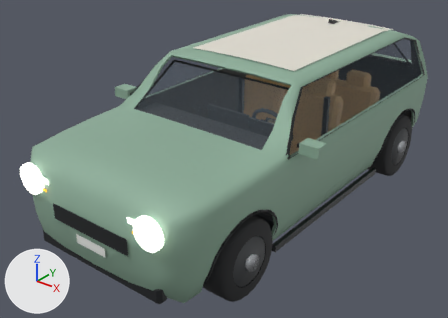
Two versions of the glTF model public/models/cars/fleet-mini.glb, one commit apart.
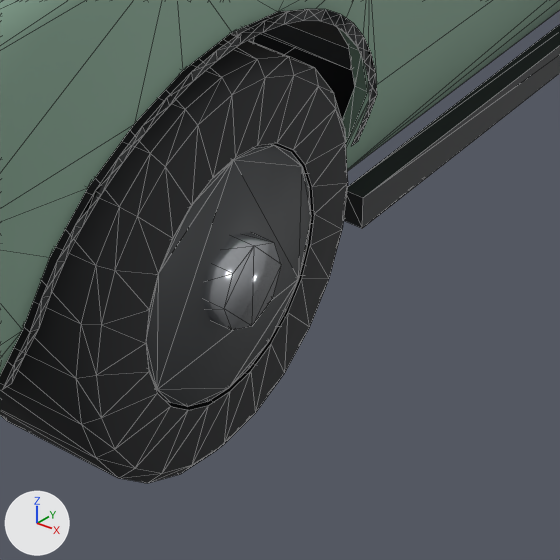
The first picture shows the older version from a camera (50 mm lens) standing at (3.0, -4.22, 2.89) and looking at (-0.14, -0.29, 0.46). The close-ups show the older and then the newer version on the part from 46% to 70% of the width and 65% to 100% of the height of that picture. Only the edits that show in the close-ups are written down. Lighting does not change. The marker at lower left points along +X, +Y and +Z. The close-ups show mesh edges as thin lines. Where no turn or scale is listed for an object, it has been applied to the vertices. Vertices at exactly the same position are counted once.

The first close-up shows 'Body', 'Interior_CarRoot_InteriorDark', 'Surface_CarRoot_BlackTrim', 'Surface_CarRoot_Cladding', 'Surface_WheelFrontL_Tyre', 'WheelFrontL_Hub', 'WheelFrontL_Rim' and 1 more.
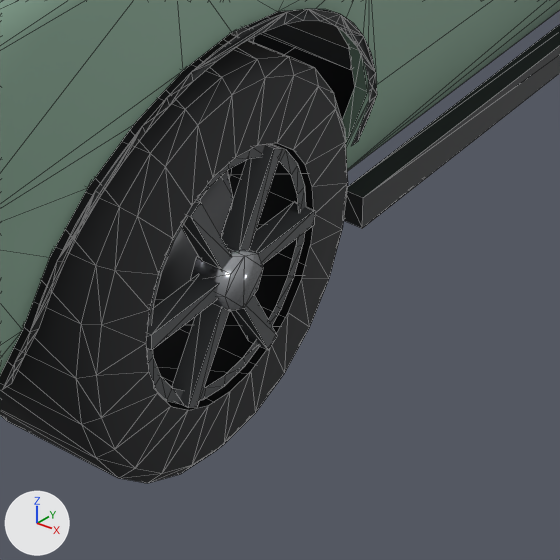
Changed parts and their boxes (x1, y1, x2, y2) in the close-ups (560 x 560 px):
'WheelFrontL_Rim', deleted
    before: (146, 144, 311, 407)
'Surface_WheelFrontL_Rim', added
    after: (146, 144, 315, 408)
'WheelFrontL_Hub', moved, rescaled
    before: (202, 232, 281, 330)
    after: (191, 245, 263, 311)
'WheelFrontL_BrakeDisc', added
    after: (153, 171, 233, 308)

The edits, one by one:
Material 'BrakeDisc' (mat_brakedisc) is new.
Its base color is (0.42, 0.43, 0.45) (grey #adafb3).
Its metallic is 1.0.
Its roughness is 0.35.
me_cylinder_013 is used by ob_wheelfrontl_hub; location (0.859, -1.247, 0.313).
me_cylinder_013 had 16 vertices, 28 faces and spanned x -0.0375..0.0375, y -0.0668..0.0668, z -0.0668..0.0668.
me_cylinder_013 now has 16 vertices, 28 faces and spans x -0.03..0.03, y -0.0439..0.0439, z -0.0439..0.0439.
me_cylinder_013 part 1: the whole mesh is scaled about its middle by (0.8, 0.657, 0.657).
Mesh me_cylinder_012_1 is new.
It is a 12-sided cylinder along x spanning x -0.01..0.01, y -0.156..0.156, z -0.156..0.156.
It uses material mat_brakedisc (grey #adafb3).
Mesh me_wheelfrontl_rimlipmesh is new.
It has 96 vertices, 120 faces and spans x 0.095..0.13, y -0.191..0.191, z -0.191..0.191.
It uses material mat_rim (dark grey #4d5052).
Object 'WheelFrontL_Hub' (ob_wheelfrontl_hub) moves from (0.859, -1.247, 0.313) to (0.852, -1.247, 0.313).
Object 'WheelFrontL_Rim' (ob_wheelfrontl_rim) is deleted.
Object 'WheelFrontL_BrakeDisc' (ob_wheelfrontl_brakedisc) is new; it shows me_cylinder_012_1.
Its location is (0.737, -1.247, 0.313).
Object 'Surface_WheelFrontL_Rim' (ob_surface_wheelfrontl_rim) is new; it shows me_wheelfrontl_rimlipmesh.
Its location is (0.737, -1.247, 0.313).
